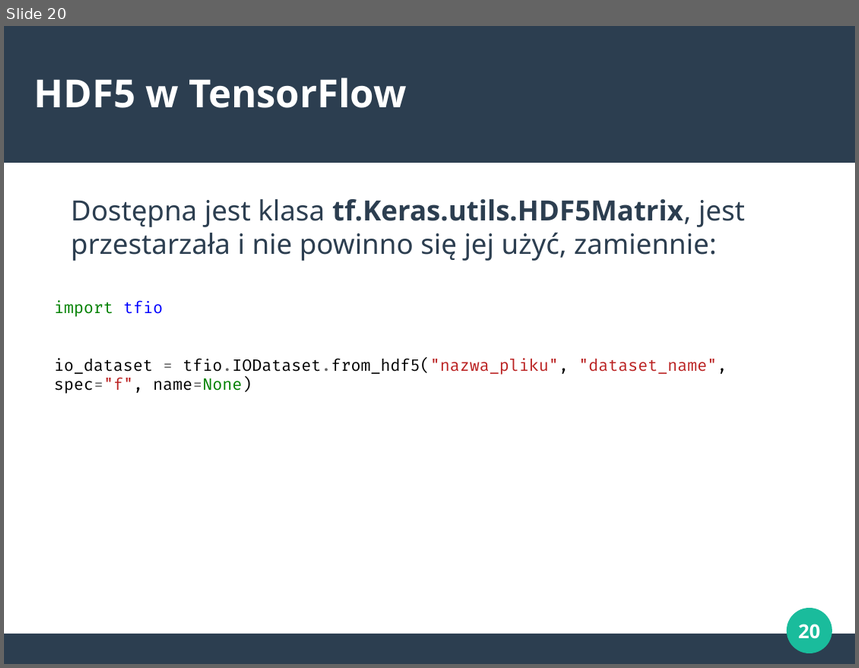
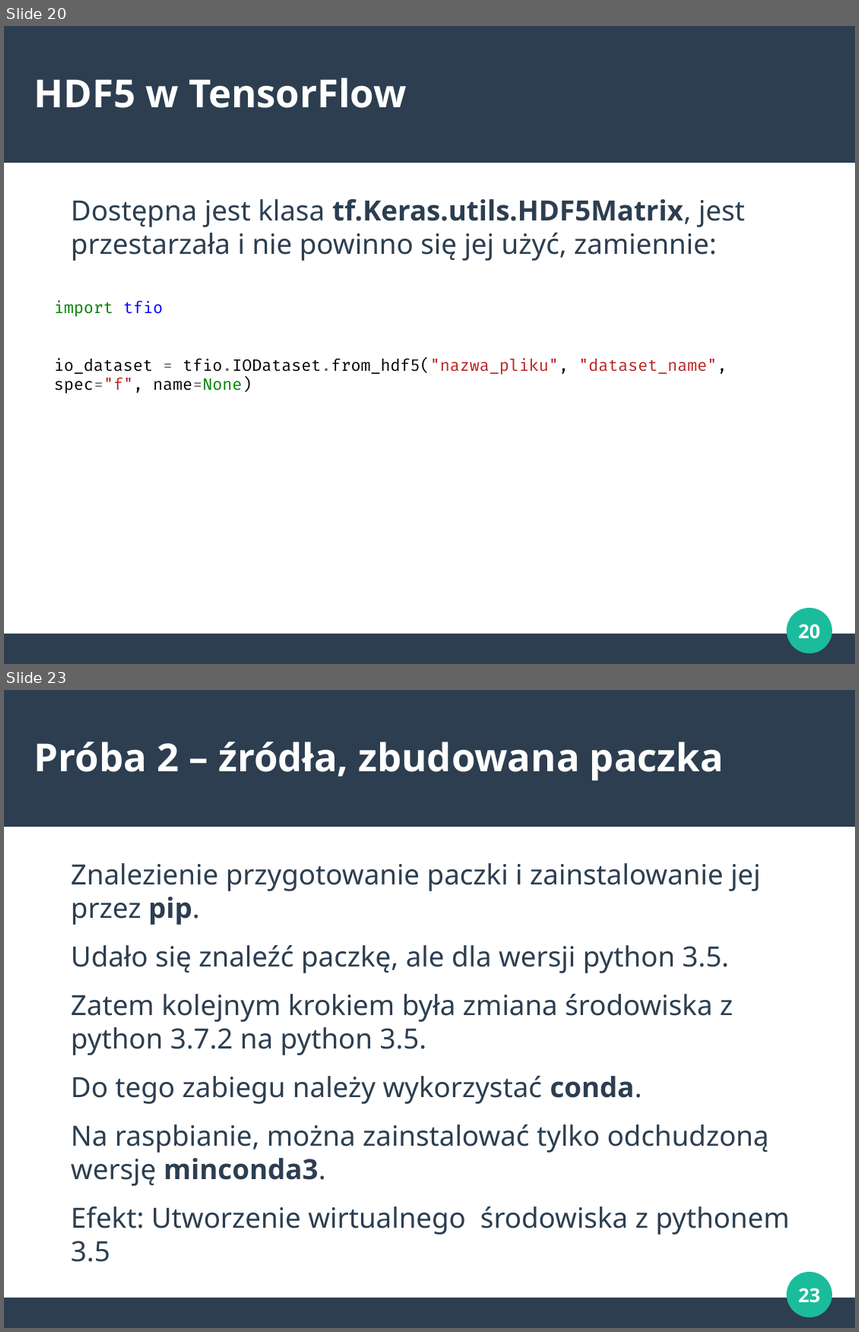
Before and after one commit to marcinbedcyc/seminarium, a slide deck: prezentacje/hdf5.odp. Shown one above the other, each under a label of ours: slide 20 before the commit, slides 20 and 23 after it; the slides between them are not shown. The pictures are 859x668 and 859x1332 pixels, drawn with LibreOffice and Linux fonts; fonts in the diff are those of the drawing. Boxes give left, top, right and bottom in pixels: in the first picture for what was removed or moved away, otherwise in the second. Text is boxed around its words. In the diff, an @@ line names an element or a change of style, - is before the commit and + after.

```diff
--- a/prezentacje/hdf5.odp
+++ b/prezentacje/hdf5.odp
@@ slide 23 added at (4,690,855,1328), background #FFFFFF; not listed: 3 template elements that a slide beside it also shows @@
@@ title added at (34,742,724,780), 36 pt, text #FFFFFF, bold @@
+Próba 2 – źródła, zbudowana paczka
@@ text added at (71,863,790,1262), 26 pt, text #2C3E50 @@
+Znalezienie przygotowanie paczki i zainstalowanie jej przez pip.
+Udało się znaleźć paczkę, ale dla wersji python 3.5.
+Zatem kolejnym krokiem była zmiana środowiska z python 3.7.2 na python 3.5.
+Do tego zabiegu należy wykorzystać conda.
+Na raspbianie, można zainstalować tylko odchudzoną wersję minconda3.
+Efekt: Utworzenie wirtualnego środowiska z pythonem 3.5
@@ page number added at (798,1288,820,1303), 18 pt, text #FFFFFF, bold @@
+23
```
Also in this commit, not shown: 10 other slides added, 1 other file.
